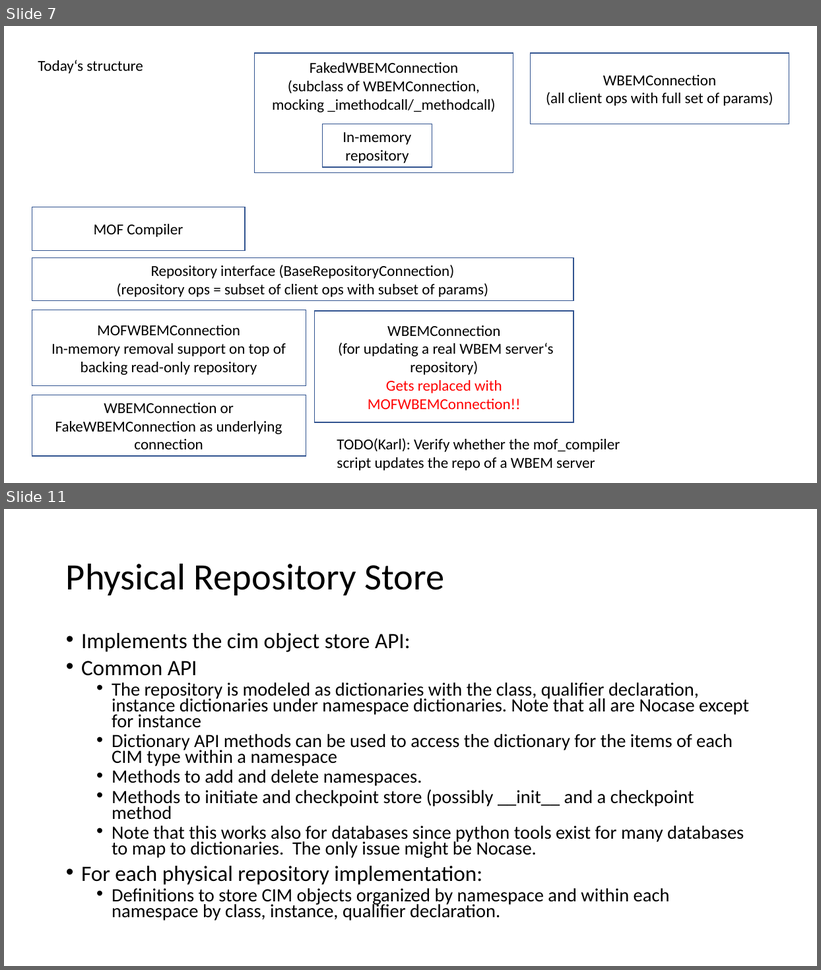
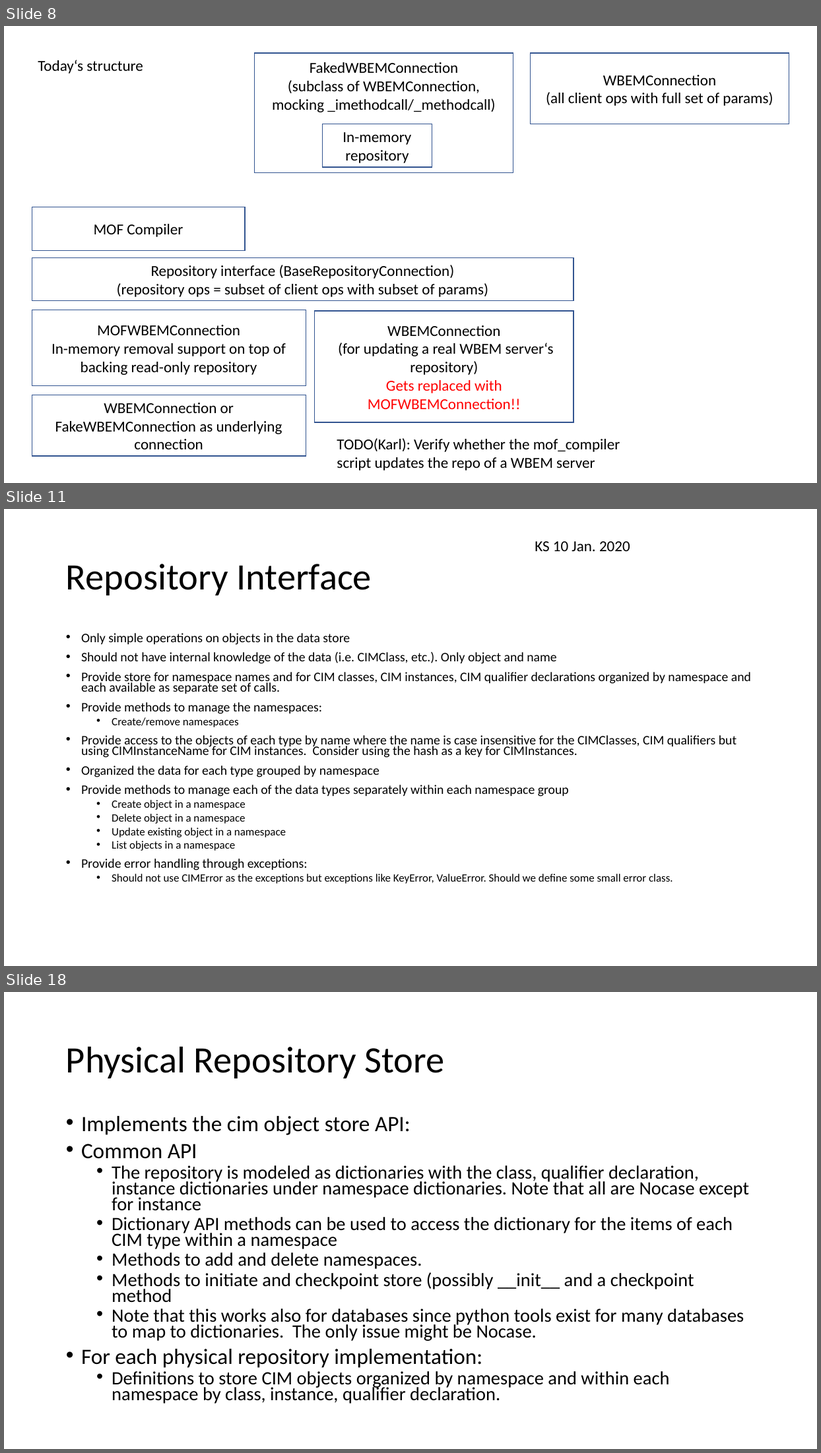
Before and after one commit to pywbem/pywbem, a slide deck: design/RepositoryStructure.pptx. Shown one above the other, each under a label of ours: slides 7 and 11 before the commit, slides 8, 11 and 18 after it; the slides between them are not shown. The pictures are 821x970 and 821x1453 pixels, drawn with LibreOffice and Linux fonts; fonts in the diff are those of the drawing. Boxes give left, top, right and bottom in pixels: in the first picture for what was removed or moved away, otherwise in the second. Text is boxed around its words. In the diff, an @@ line names an element or a change of style, - is before the commit and + after.

```diff
--- a/design/RepositoryStructure.pptx
+++ b/design/RepositoryStructure.pptx
@@ slide 11 added at [4,509,817,966], background #FFFFFF @@
@@ text added at [535,541,630,551], 18 pt, text #000000 @@
+KS 10 Jan. 2020
@@ title added at [66,564,371,595], 44 pt, text #000000 @@
+Repository Interface
@@ text added at [81,633,751,884], 15.4 pt, text #000000 @@
+• Only simple operations on objects in the data store
+• Should not have internal knowledge of the data (i.e. CIMClass, etc.). Only object and name
+• Provide store for namespace names and for CIM classes, CIM instances, CIM qualifier declarations organized by namespace and each available as separate set of calls.
+• Provide methods to manage the namespaces:
+  • Create/remove namespaces
+• Provide access to the objects of each type by name where the name is case insensitive for the CIMClasses, CIM qualifiers but using CIMInstanceName for CIM instances. Consider using the hash as a key for CIMInstances.
+• Organized the data for each type grouped by namespace
+• Provide methods to manage each of the data types separately within each namespace group
+  • Create object in a namespace
+  • Delete object in a namespace
+  • Update existing object in a namespace
+  • List objects in a namespace
+• Provide error handling through exceptions:
+  • Should not use CIMError as the exceptions but exceptions like KeyError, ValueError. Should we define some small error class.
@@ what was slide 7 is now slide 8 @@
@@ what was slide 11 is now slide 18 @@
```
Also in this commit, not shown: 4 slides changed, 7 other slides added.
